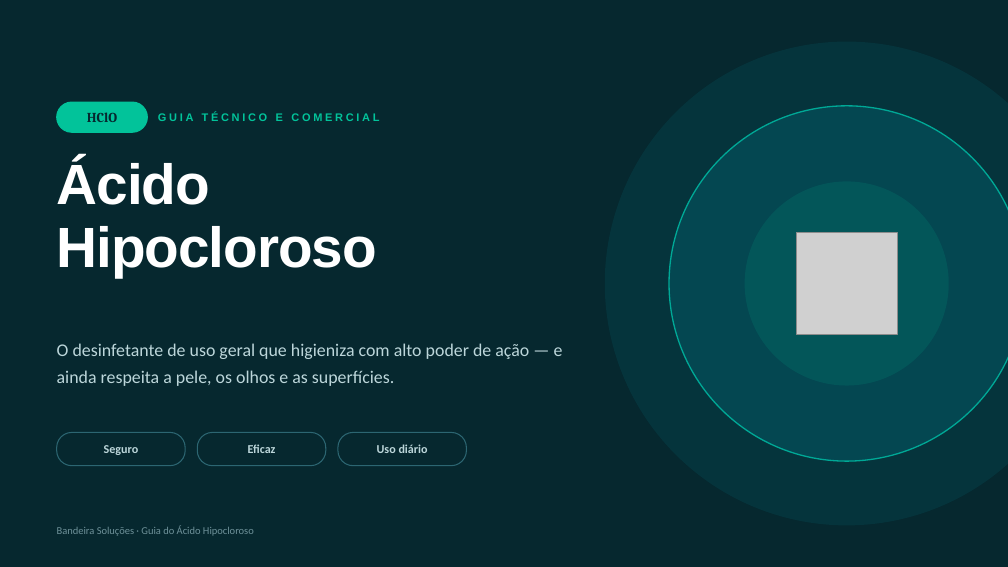
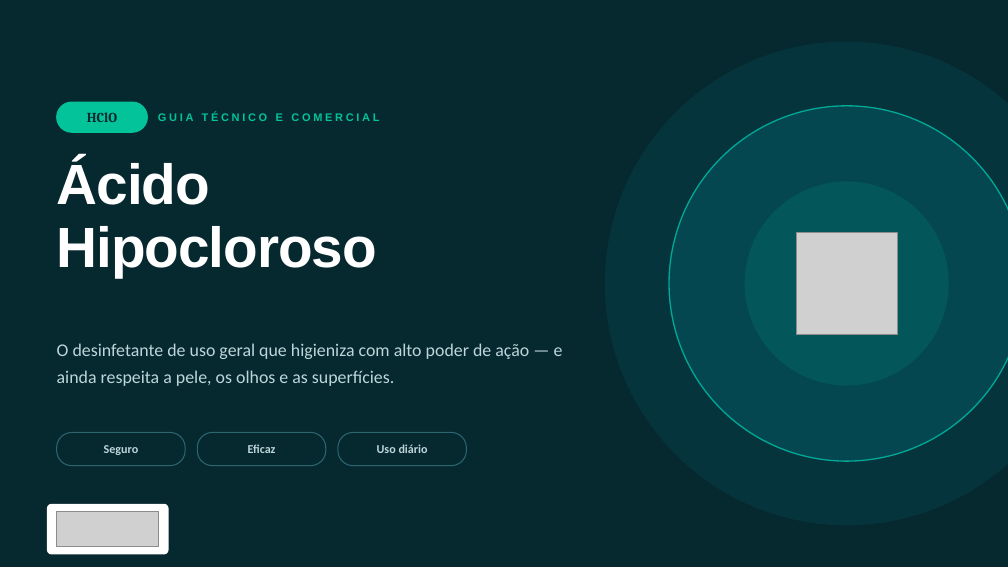
Before and after one commit to eglisbandeira40/Victor, a slide deck: slide 1 of apresentacao/Acido-Hipocloroso-Apresentacao.pptx. Drawn at 1008x567 pixels with LibreOffice and Linux fonts; fonts in the diff are those of the drawing; grey boxes stand for pictures. Boxes give left, top, right and bottom in pixels: in the first picture for what was removed or moved away, otherwise in the second. Text is boxed around its words. In the diff, an @@ line names an element or a change of style, - is before the commit and + after.

```diff
--- a/apresentacao/Acido-Hipocloroso-Apresentacao.pptx
+++ b/apresentacao/Acido-Hipocloroso-Apresentacao.pptx
@@ rounded rectangle added at bbox=[47, 504, 169, 554], fill #FFFFFF @@
@@ text removed at bbox=[57, 525, 254, 536] @@
-Bandeira Soluções · Guia do Ácido Hipocloroso
@@ picture added at bbox=[57, 512, 159, 547] @@
```
Also in this commit, not shown: 10 other slides changed, 3 other files.
